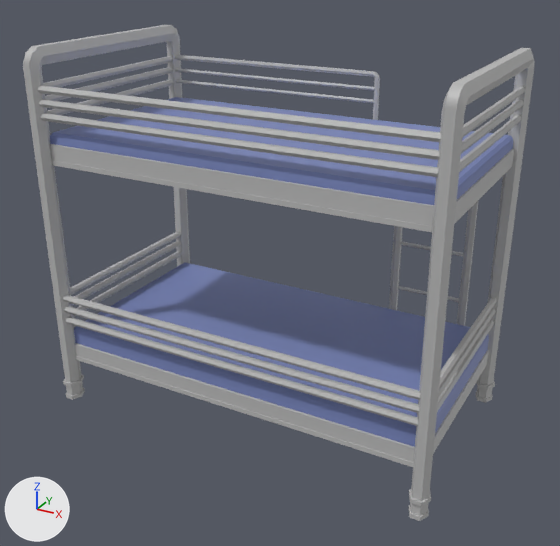
One commit to the FBX model GAM130Prototype/Assets/4 Play/Models/bunk bed.fbx: the scene before it, then after it.
Camera for both pictures: a camera (50 mm lens) standing at (0.1346, -0.0853, 0.0704) and looking at (0.0824, 0.0096, 0.0229). The lights are fixed; the arrows at lower left show +X, +Y and +Z. Where no turn or scale is listed for an object, it has been applied to the vertices.

The scene before the commit, as lines of its bpy script (objects in view):
```python
me_mesh = bpy.data.meshes.new('Mesh')
me_mesh.from_pydata(...)  # 792 vertices, 880 faces; spans x -0.0314..0.0314, y -0.0182..0.0182, z -0.028..0.028
# faces by material slot: [852, 28]
me_mesh.materials.append(mat_lambert1)  # grey #bcbcbc
me_mesh.materials.append(mat_bed_lambert3)  # blue #7886bc
ob_bunk_bed = bpy.data.objects.new('Bunk_bed', me_mesh)
ob_bunk_bed.location = (0.0815, 0.0116, 0.028)
```
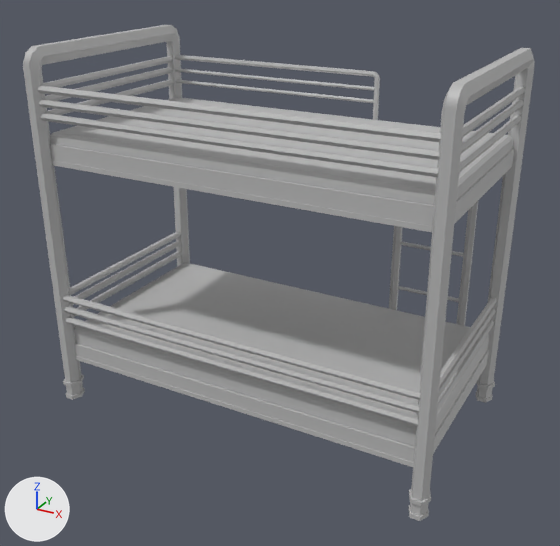
Where the newer file only moved an object's origin or applied its transform, the numbers keep the older frame.

The change in detail:
me_mesh has 792 vertices, 880 faces and spans x -0.0314..0.0314, y -0.0182..0.0182, z -0.028..0.028.
me_mesh is used by ob_bunk_bed; location (0.0815, 0.0116, 0.028).
me_mesh part 1: all 28 faces that had it switch from mat_bed_lambert3 (blue #7886bc) to mat_lambert1 (grey #bcbcbc).

Pixel boxes (x1, y1, x2, y2) of what changed, in the pictures (560 x 546 px):
part 1 of me_mesh, recoloured (blue to grey): (50, 97, 514, 447) in both
